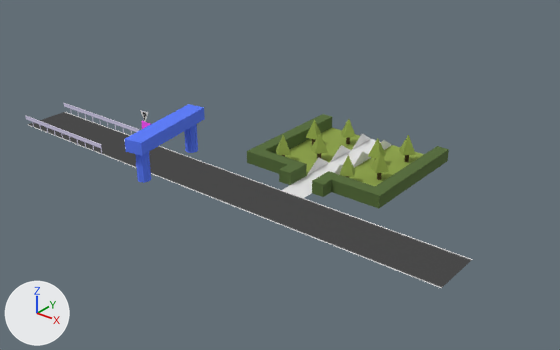
A saved change to the glTF model assets/overworld/3d/Gift_Plane.glb.
Camera for both pictures: a 50 mm camera at (51.2, -37.1, 25.4) aimed at (14.5, 8.7, -3.0). The axes (+X, +Y, +Z) are drawn at lower left. The lights are the same throughout. The picture after the commit comes second. Where no turn or scale is listed for an object, it has been applied to the vertices.

Names of what the first picture shows: 'Bush', 'Bush.001', 'Cube', 'Grass', 'Grass.001', 'Road Object', 'Road Object.001', 'Road Object.002', 'Road Object.003', 'Walkway' and 18 more.
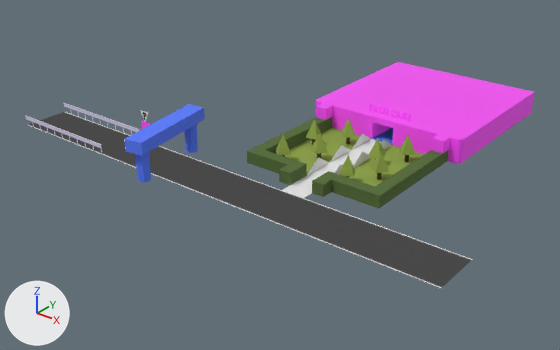
Boxes [x1, y1, x2, y2] around the edits, measured in the pictures (560 x 350 px):
'Building', added (pink): after [316, 62, 534, 163]
'Light Cube.001', added: after [431, 134, 450, 153]
'Light Cube', added: after [316, 103, 333, 120]
'Inner Walkway', added: after [372, 128, 393, 145]
'Text', added: after [369, 104, 412, 121]

What changed in the scene script:
```text
Add mat_building_material:
    mat_building_material = principled_material('Building Material')
    mat_building_material.base_color = (1.0, 0.202, 1.0)  # pink #ff7cff
    mat_building_material.metallic = 1.0
    mat_building_material.roughness = 1.0
Add me_cube_003:
    me_cube_003.from_pydata(...)  # a box spanning x -0.5..0.5, y -0.5..0.5, z -0.5..0.5
    me_cube_003.materials.append(mat_building_material)  # pink #ff7cff
Add me_text_003:
    me_text_003.from_pydata(...)  # 3156 vertices, 3144 faces; spans x -1.99..2.01, y 0.0, z -0.01..0.6
    me_text_003.materials.append(mat_building_material)  # pink #ff7cff
Add me_cube_002:
    me_cube_002.from_pydata(...)  # 32 vertices, 60 faces; spans x -7.0..7.0, y -7.0..7.0, z -7.0..-5.0
    me_cube_002.materials.append(mat_building_material)  # pink #ff7cff
Add me_plane_007:
    me_plane_007.from_pydata([(-1.0, -1.0, 0.0), (1.0, -1.0, 0.0), (-1.0, 13.0, 0.0), (1.0, 13.0, 0.0)], [], [(0, 1, 3), (0, 3, 2)])
    me_plane_007.materials.append(mat_arch_material)  # blue #597cff
Add ob_light_cube_001:
    ob_light_cube_001 = bpy.data.objects.new('Light Cube.001', me_cube_003)
    ob_light_cube_001.location = (26.5, 13.5, 1.5)
Add ob_light_cube:
    ob_light_cube = bpy.data.objects.new('Light Cube', me_cube_003)
    ob_light_cube.location = (15.5, 13.5, 1.5)
Add ob_text:
    ob_text = bpy.data.objects.new('Text', me_text_003)
    ob_text.location = (21.0, 15.0, 2.0)
Add ob_building:
    ob_building = bpy.data.objects.new('Building', me_cube_002)
    ob_building.location = (21.0, 21.0, 7.0)
Add ob_inner_walkway:
    ob_inner_walkway = bpy.data.objects.new('Inner Walkway', me_plane_007)
    ob_inner_walkway.location = (21.0, 15.0, 0.0)
```
